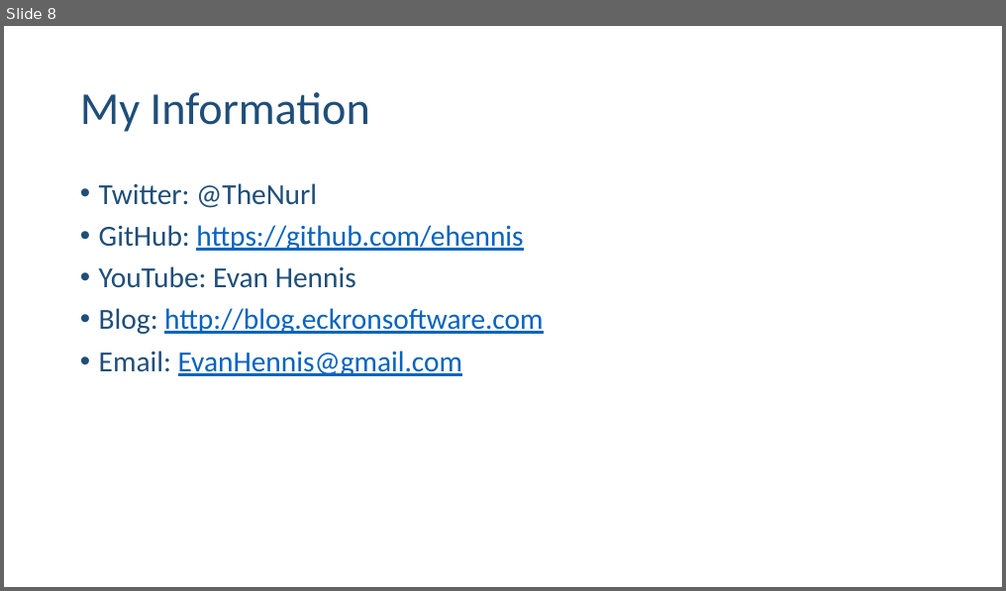
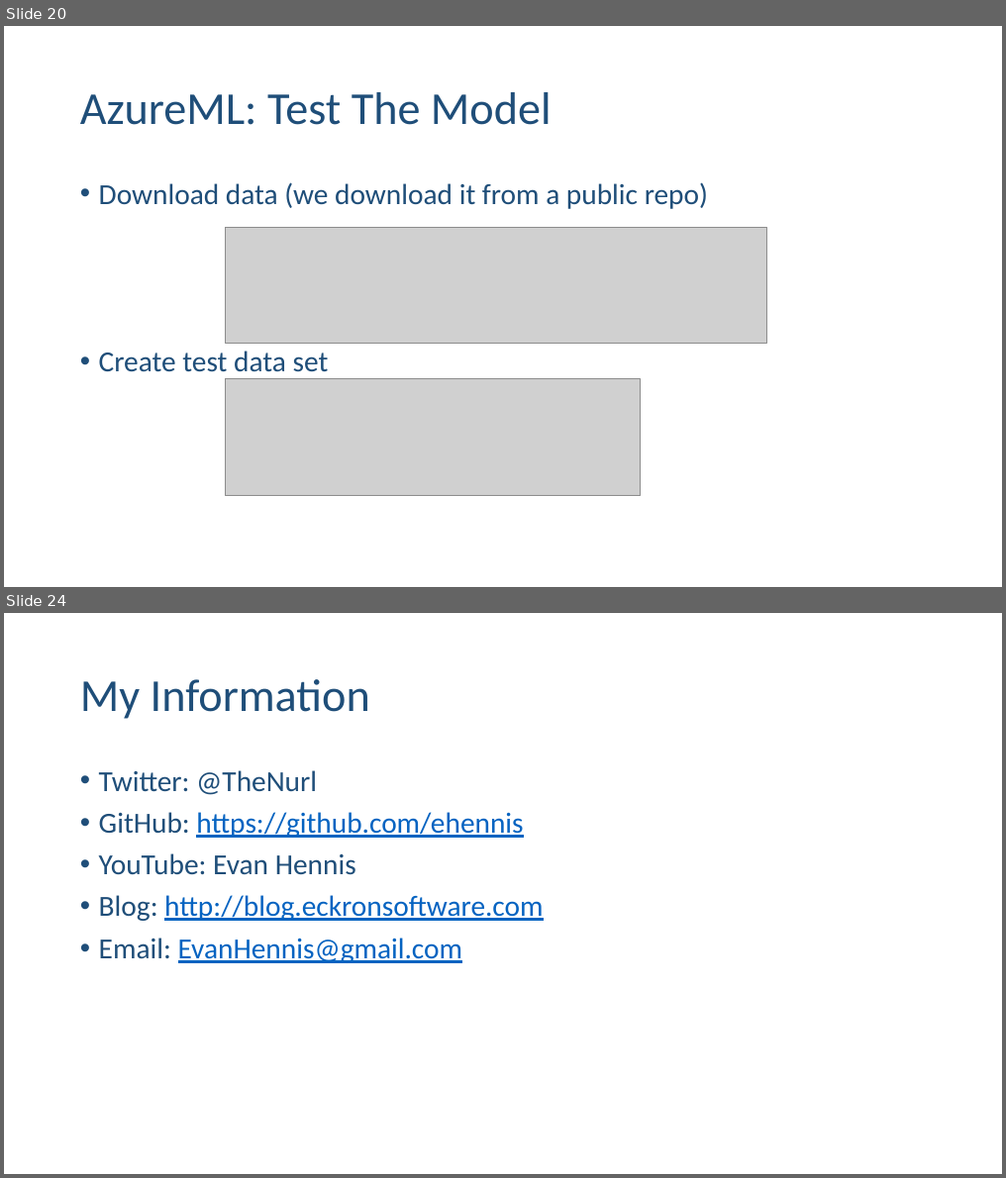
Before and after one commit to ehennis/Blog, a slide deck: AzureML/NebraskaCode.pptx. Shown one above the other, each under a label of ours: slide 8 before the commit, slides 20 and 24 after it; the slides between them are not shown. The pictures are 1006x591 and 1006x1178 pixels, drawn with LibreOffice and Linux fonts; fonts in the diff are those of the drawing; grey boxes stand for pictures. Boxes give left, top, right and bottom in pixels: in the first picture for what was removed or moved away, otherwise in the second. Text is boxed around its words. In the diff, an @@ line names an element or a change of style, - is before the commit and + after.

```diff
--- a/AzureML/NebraskaCode.pptx
+++ b/AzureML/NebraskaCode.pptx
@@ slide 20 added at box(4, 26, 1002, 587), background #FFFFFF @@
@@ title added at box(80, 92, 551, 125), 44 pt, text #1F4E79 @@
+AzureML: Test The Model
@@ text added at box(99, 182, 708, 372), 28 pt, text #1F4E79 @@
+• Download data (we download it from a public repo)
+• Create test data set
@@ picture added at box(225, 227, 767, 344) @@
@@ picture added at box(225, 379, 641, 496) @@
@@ what was slide 8 is now slide 24 @@
```
Also in this commit, not shown: 3 slides changed, 15 other slides added.
